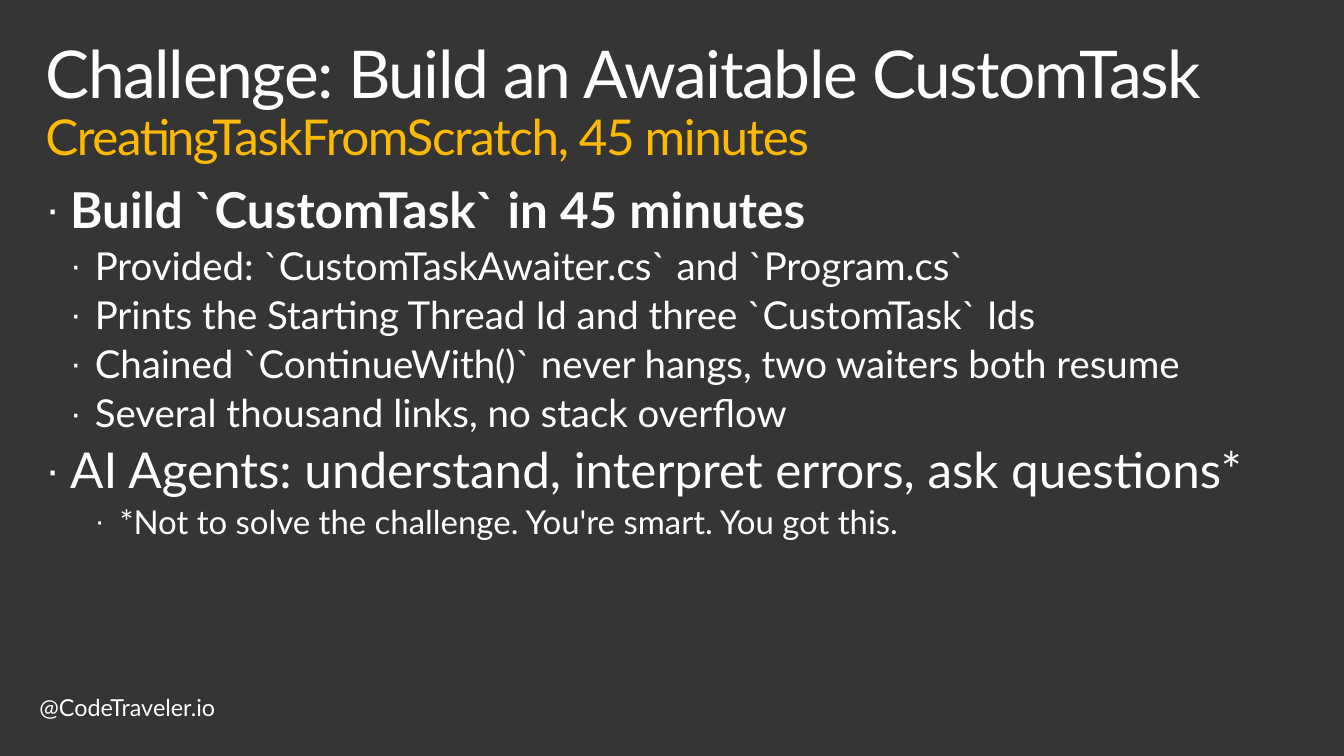
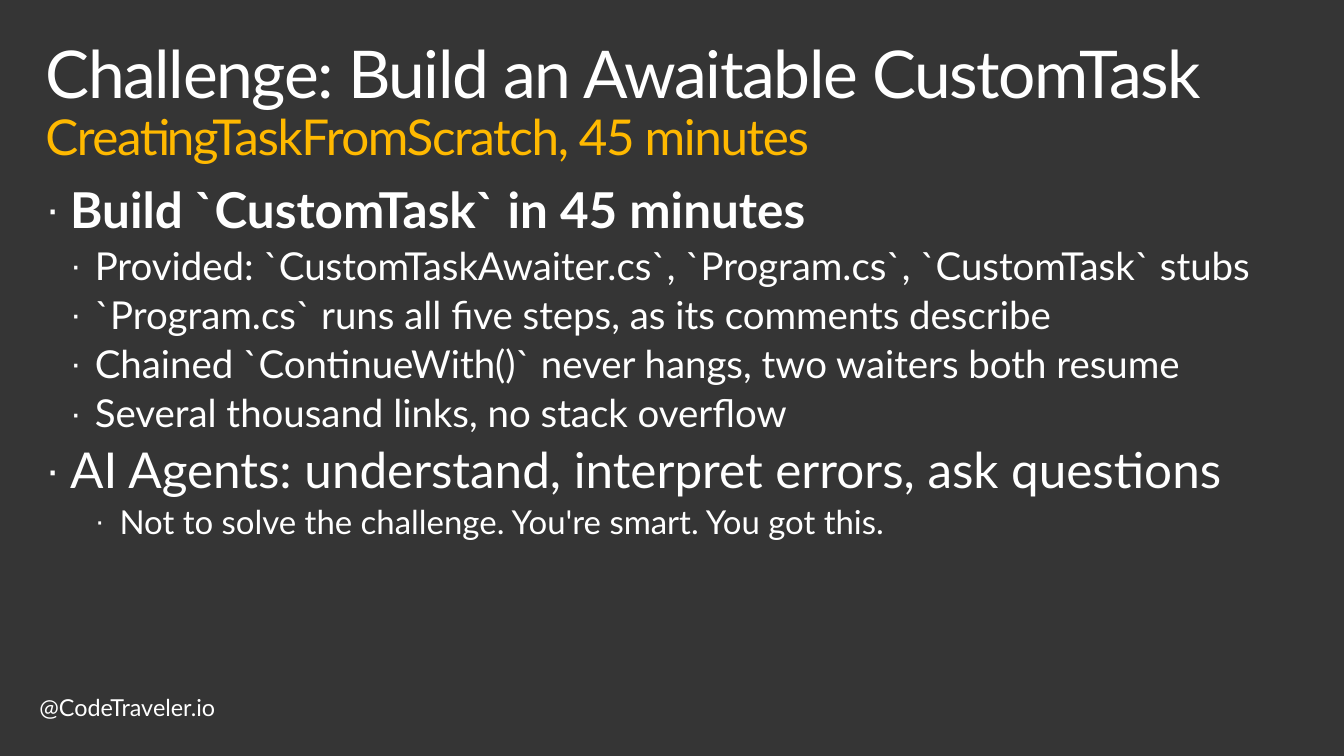
Before and after one commit to TheCodeTraveler/BecomeAnExpertWithAsyncAwait, a slide deck: slide 14 of 4. Creating Custom Implementation of Task/CreatingTaskFromScratch.pptx (slide 15 before the commit). Drawn at 1344x756 pixels with LibreOffice and Linux fonts; fonts in the diff are those of the drawing; background and template pictures are left out. Boxes give left, top, right and bottom in pixels: in the first picture for what was removed or moved away, otherwise in the second. Text is boxed around its words. In the diff, an @@ line names an element or a change of style, - is before the commit and + after.

Commit message:
Update Create Custom Task

```diff
--- a/4. Creating Custom Implementation of Task/CreatingTaskFromScratch.pptx
+++ b/4. Creating Custom Implementation of Task/CreatingTaskFromScratch.pptx
@@ text at box(95, 251, 1250, 336): text changed @@
-  · Provided: `CustomTaskAwaiter.cs` and `Program.cs`
-  · Prints the Starting Thread Id and three `CustomTask` Ids
+  · Provided: `CustomTaskAwaiter.cs`, `Program.cs`, `CustomTask` stubs
+  · `Program.cs` runs all five steps, as its comments describe
@@ text at box(70, 451, 1221, 540): text changed @@
-· AI Agents: understand, interpret errors, ask questions*
-    · *Not to solve the challenge. You're smart. You got this.
+· AI Agents: understand, interpret errors, ask questions
+    · Not to solve the challenge. You're smart. You got this.
```
Also in this commit, not shown: 4 other slides changed, 1 slide removed, 4 other files.
